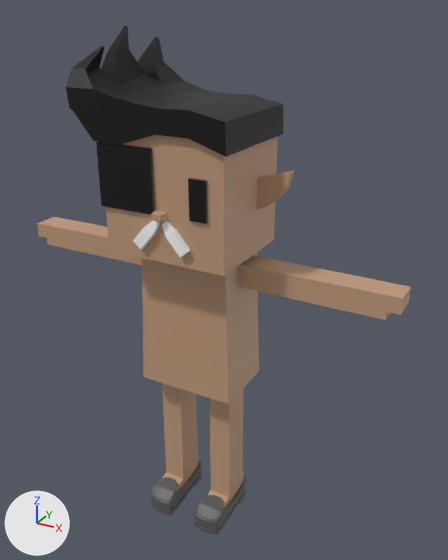
The FBX model mustachiorascals/fbx/9f2c80e1-e1fe-40ea-9529-ae2596c3f4eb.fbx: old version first, new version second.
Rendered twice from a camera (50 mm lens) standing at (0.0185, -0.0294, 0.0325) and looking at (0.0014, 0.0017, 0.017). The axes (+X, +Y, +Z) are drawn at lower left. The lights are the same throughout. Where no turn or scale is listed for an object, it has been applied to the vertices.

In view in the first picture: 'e_4', 'eye_2', 'f_loafers', 'h_sidespikes', 'm_d', 'mustachio_arms', 'mustachio_body', 'mustachio_head', 'mustachio_legs'.
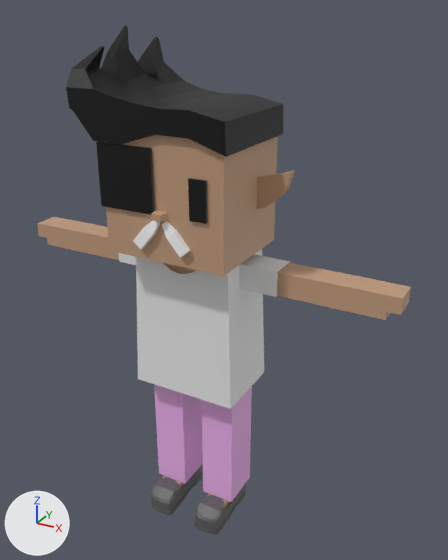
Changed parts and their boxes [x1, y1, x2, y2] in the pictures (448 x 560 px):
'c_shirt_1', added
    after: [136, 249, 264, 409]
'c_pants', added (pink)
    after: [154, 384, 252, 502]
'c_shirt_2', added
    after: [119, 253, 291, 297]
'mustachio_body', unchanged, covered by the edit
    before: [141, 252, 259, 404]
    after: [164, 263, 196, 274]
'mustachio_legs', unchanged, covered by the edit
    before: [162, 383, 244, 509]
    after: [162, 476, 230, 509]

Edits to the bpy script that builds the scene:
```text
Add mat_lower_garment:
    mat_lower_garment = principled_material('lower_garment')
    mat_lower_garment.base_color = (0.855, 0.439, 0.839)  # pink #eeb1ec
Add mat_upper_garment_1:
    mat_upper_garment_1 = principled_material('upper_garment_1')
    mat_upper_garment_1.base_color = (0.8, 0.8, 0.8)  # white #e7e7e7
Add me_mesh_003_1:
    me_mesh_003_1.from_pydata(...)  # 72 vertices, 64 faces; spans x -0.003..0.003, y -0.00018..0.00265, z 0.00139..0.01069
    me_mesh_003_1.materials.append(mat_lower_garment)  # pink #eeb1ec
Add me_mesh_011:
    me_mesh_011.from_pydata(...)  # 24 vertices, 18 faces; spans x -0.00561..0.00561, y 0.00027..0.00209, z 0.01737..0.01893
    me_mesh_011.materials.append(mat_upper_garment_1)  # white #e7e7e7
Add me_mesh_010:
    me_mesh_010.from_pydata(...)  # 230 vertices, 212 faces; spans x -0.00349..0.00349, y -0.0013..0.00353, z 0.00994..0.01894
    me_mesh_010.materials.append(mat_upper_garment_1)  # white #e7e7e7
Add ob_c_pants:
    ob_c_pants = bpy.data.objects.new('c_pants', me_mesh_003_1)
    ob_c_pants.location = (0.0, 0.0, 0.0)
Add ob_c_shirt_2:
    ob_c_shirt_2 = bpy.data.objects.new('c_shirt_2', me_mesh_011)
    ob_c_shirt_2.location = (0.0, 0.0, 0.0)
Add ob_c_shirt_1:
    ob_c_shirt_1 = bpy.data.objects.new('c_shirt_1', me_mesh_010)
    ob_c_shirt_1.location = (0.0, 0.0, 0.0)
```
